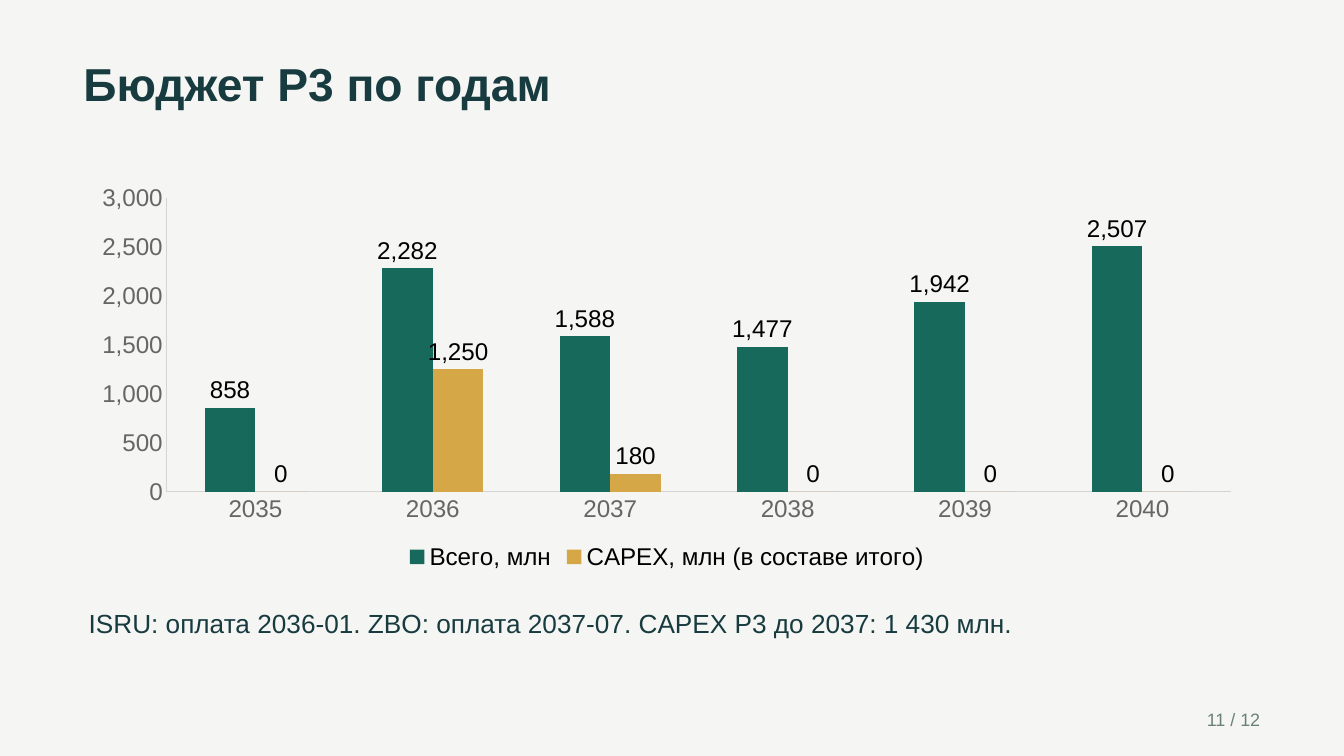
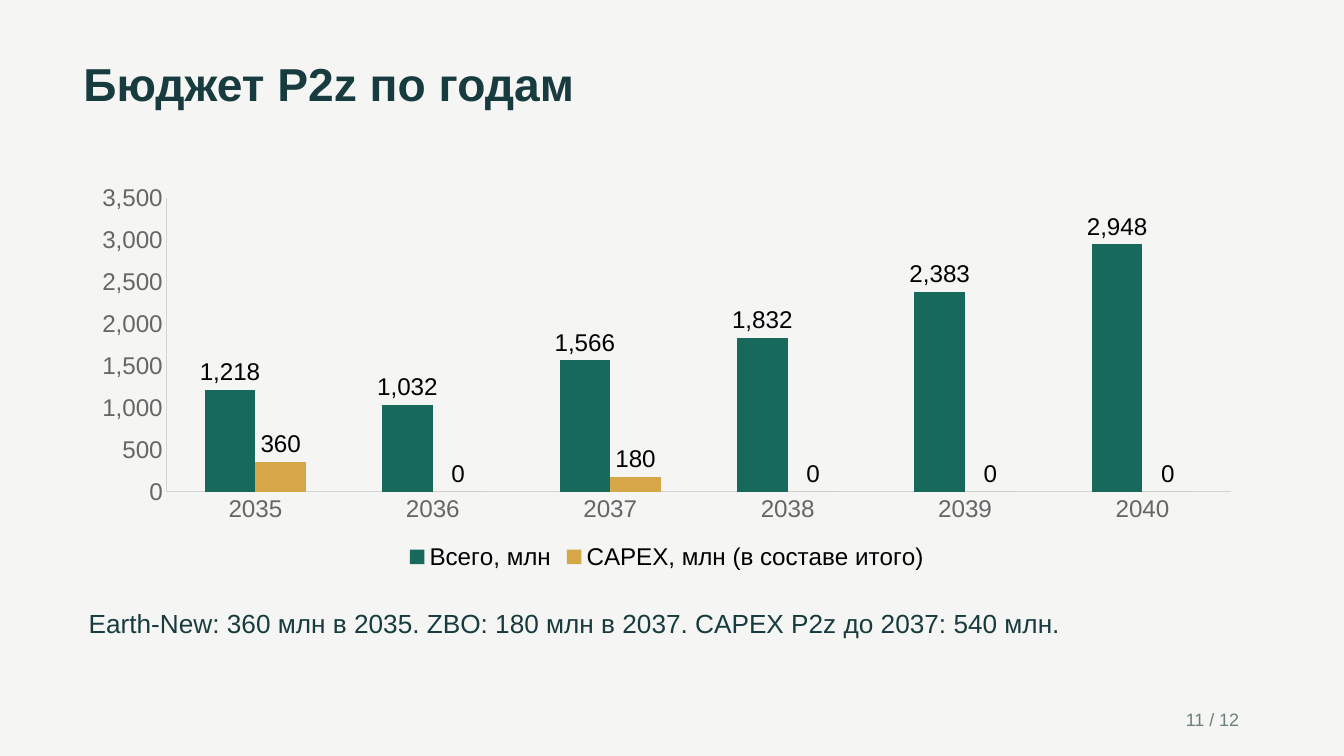
Before and after one commit to pmixay/hackathon-1809, a slide deck: slide 11 of docs/presentation/TerraPlan.pptx. Drawn at 1344x756 pixels with LibreOffice and Linux fonts; fonts in the diff are those of the drawing. Boxes give left, top, right and bottom in pixels: in the first picture for what was removed or moved away, otherwise in the second. Text is boxed around its words. In the diff, an @@ line names an element or a change of style, - is before the commit and + after.

Commit message:
R4: align UI and presentation with selected P2z strategy

```diff
--- a/docs/presentation/TerraPlan.pptx
+++ b/docs/presentation/TerraPlan.pptx
@@ text at (x1=83, y1=68, x2=574, y2=111): text changed @@
-Бюджет P3 по годам
+Бюджет P2z по годам
@@ column chart at (x1=79, y1=176, x2=1255, y2=576) @@
-Всего, млн: 858, 2282, 1588, 1477, 1942, 2507
+Всего, млн: 1218, 1032, 1566, 1832, 2383, 2948
@@ CAPEX, млн (в составе итого), 2035: 0 to 360 @@
@@ CAPEX, млн (в составе итого), 2036: 1250 to 0 @@
@@ text at (x1=89, y1=614, x2=1059, y2=639): text changed @@
-ISRU: оплата 2036-01. ZBO: оплата 2037-07. CAPEX P3 до 2037: 1 430 млн.
+Earth-New: 360 млн в 2035. ZBO: 180 млн в 2037. CAPEX P2z до 2037: 540 млн.
@@ text "11 / 12" moved from (x1=1207, y1=713, x2=1260, y2=726) to (x1=1186, y1=713, x2=1239, y2=726) @@
```
Also in this commit, not shown: 11 other slides changed, 10 other files.
